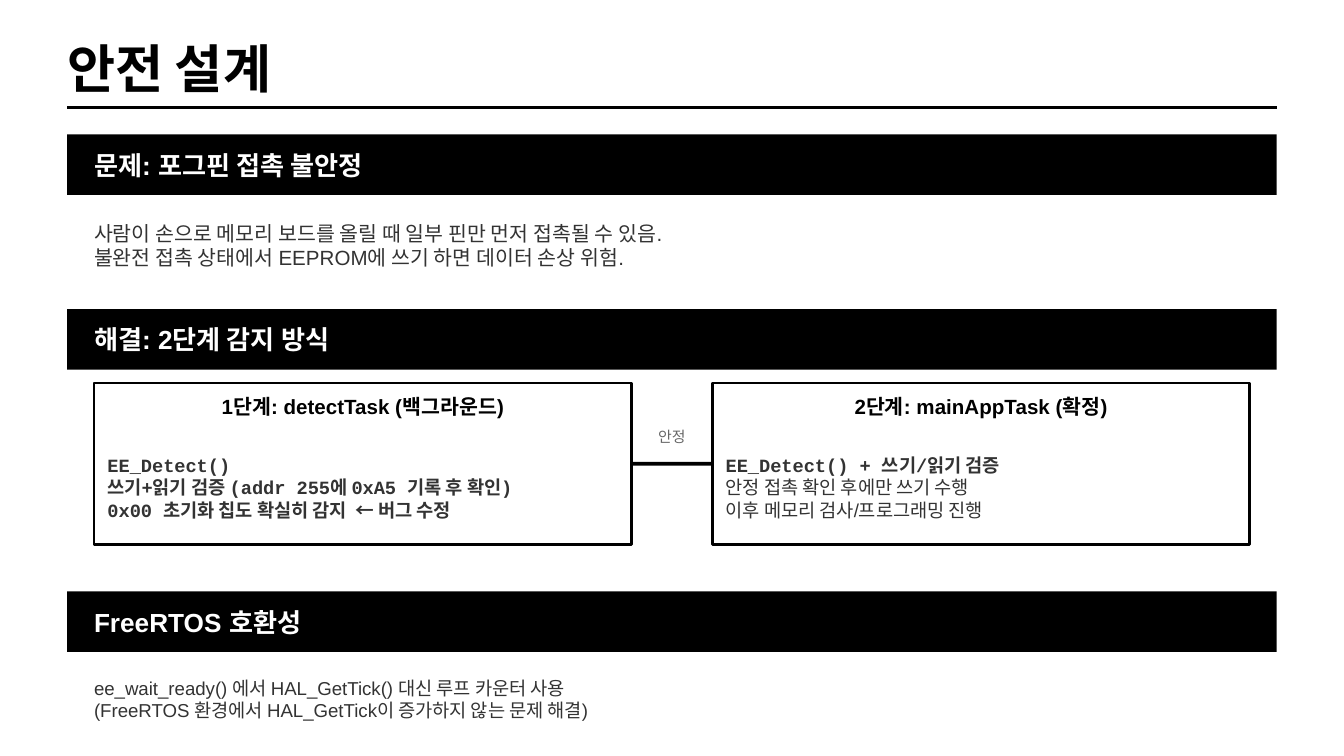
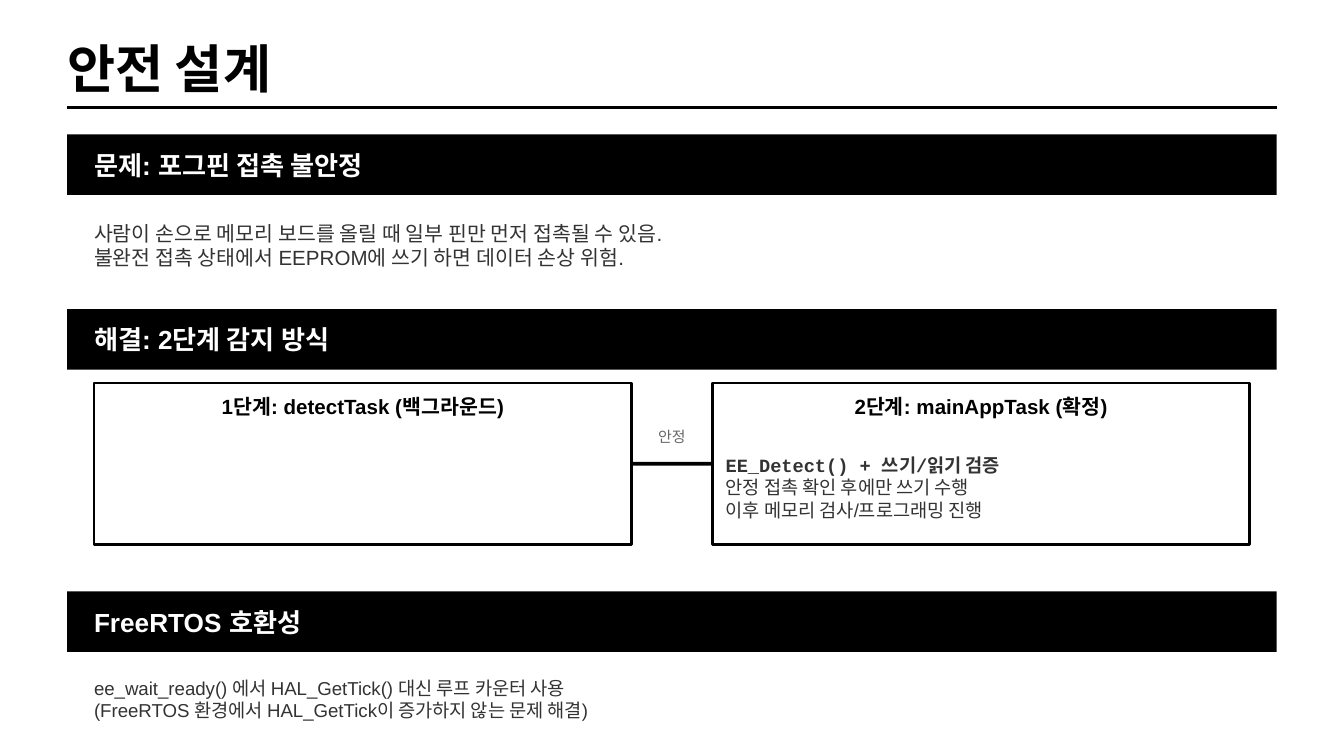
Before and after one commit to dselaser/93c56, a slide deck: slide 9 of 93c56_overview.pptx. Drawn at 1344x756 pixels with LibreOffice and Linux fonts; fonts in the diff are those of the drawing. Boxes give left, top, right and bottom in pixels: in the first picture for what was removed or moved away, otherwise in the second. Text is boxed around its words. In the diff, an @@ line names an element or a change of style, - is before the commit and + after.

```diff
--- a/93c56_overview.pptx
+++ b/93c56_overview.pptx
@@ text removed at <box>107,459,512,519</box> @@
-EE_Detect()
-쓰기+읽기 검증 (addr 255에 0xA5 기록 후 확인)
-0x00 초기화 칩도 확실히 감지 ← 버그 수정
```
Also in this commit, not shown: 3 other slides changed, 3 other files.
